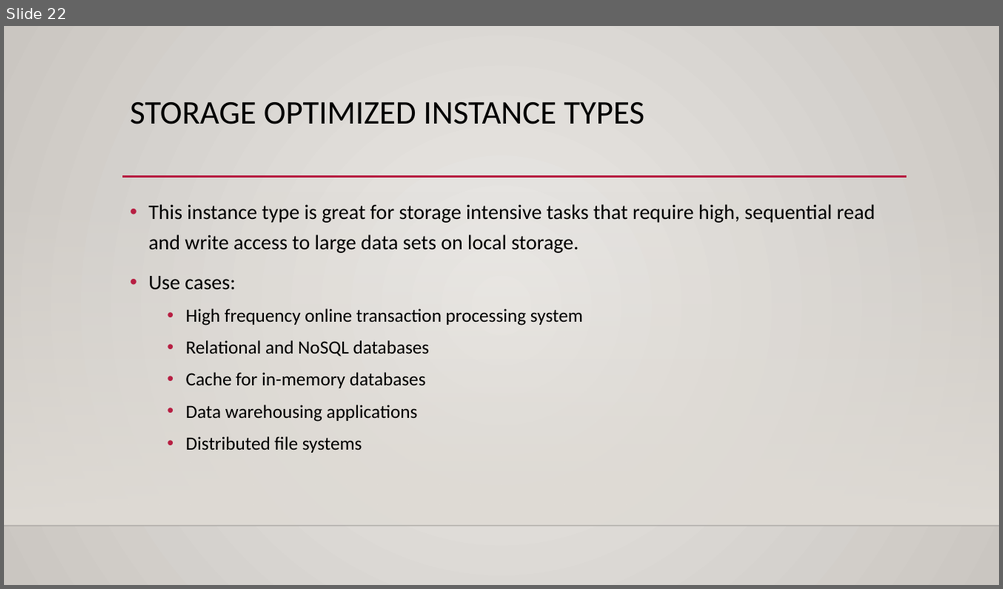
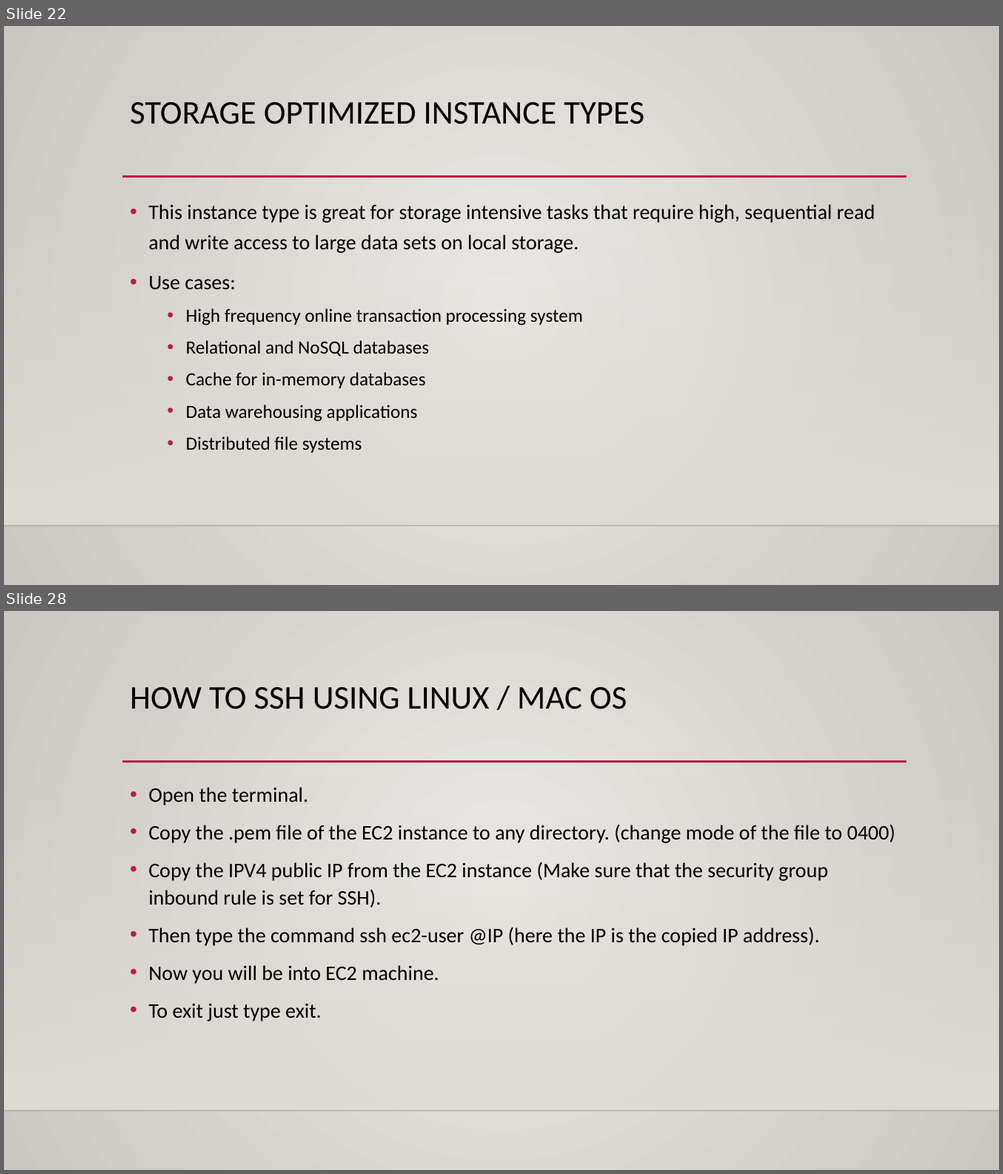
Before and after one commit to kushalnaidu007/AWS-Solution-Architect, a slide deck: AWS-SAA.pptx. Shown one above the other, each under a label of ours: slide 22 before the commit, slides 22 and 28 after it; the slides between them are not shown. The pictures are 1003x589 and 1003x1174 pixels, drawn with LibreOffice and Linux fonts; fonts in the diff are those of the drawing; background and template pictures are left out. Boxes give left, top, right and bottom in pixels: in the first picture for what was removed or moved away, otherwise in the second. Text is boxed around its words. In the diff, an @@ line names an element or a change of style, - is before the commit and + after.

Commit message:
updated the ppt with EC2
Added more information about the security groups, how to SSH the EC2 instance and different pricing options of EC2.

```diff
--- a/AWS-SAA.pptx
+++ b/AWS-SAA.pptx
@@ slide 28 added at [4, 611, 999, 1170], background gradient #ECEAE7 to #CAC7C1; not listed: 3 template elements that a slide beside it also shows @@
@@ title added at [130, 687, 626, 709], 32 pt, text #000000 @@
+HOW TO SSH USING LINUX / MAC OS
@@ text added at [148, 787, 895, 1022], 20 pt, text #000000 @@
+• Open the terminal.
+• Copy the .pem file of the EC2 instance to any directory. (change mode of the file to 0400)
+• Copy the IPV4 public IP from the EC2 instance (Make sure that the security group inbound rule is set for SSH).
+• Then type the command ssh ec2-user @IP (here the IP is the copied IP address).
+• Now you will be into EC2 machine.
+• To exit just type exit.
```
Also in this commit, not shown: 15 other slides added.
